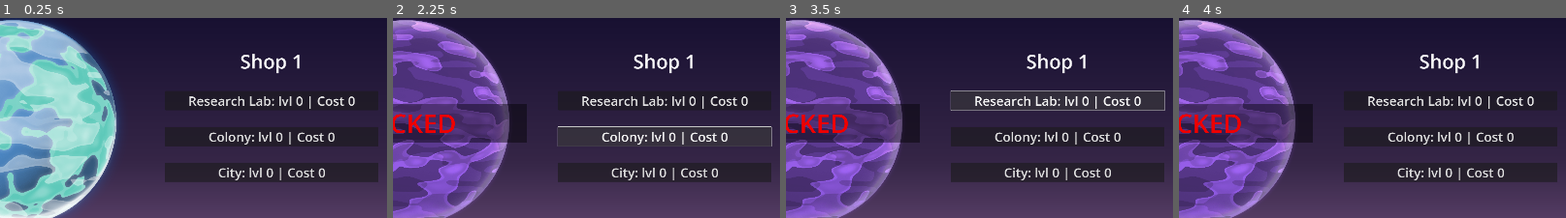
Above: before the commit, frames 1-4 (left to right).
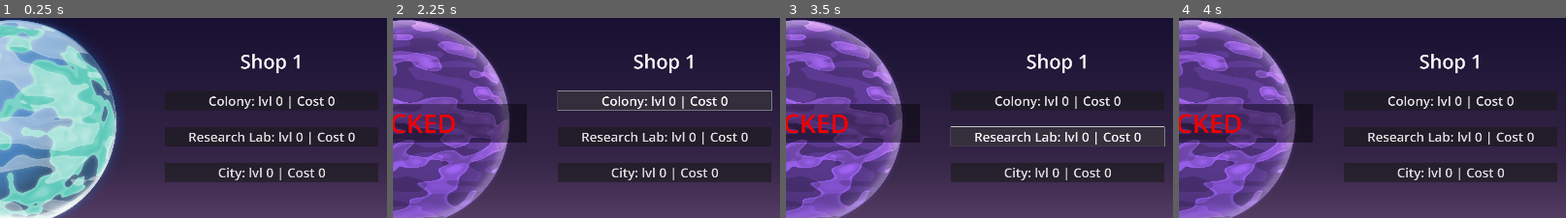
Above: after the commit, the same moments.

Repository: JStaed/planet-clicker-game
Game: Godot game, scene res://scenes/main.tscn
Same seed, same stepped clock (60 frames per second), same inputs: the game is played once before the commit and once after it. The project has no main scene, so this scene is started directly.
Inputs:
- Up to frame 1 (0.25 s): no input
- Up to frame 2 (2.25 s): click "Rover: lvl 0 | Cost 0" at 0.5 s; click "<<" at 1.25 s; click "Colony: lvl 0 | Cost 0" at 2 s
- Up to frame 3 (3.5 s): click "Research Lab: lvl 0 | Cost 0" at 2.75 s
- Up to frame 4 (4 s): click "Satellite: lvl 0 | Cost 0" at 3.5 s
The pictures show only the part of the screen within x 48-98%, y 21-71%; the shares and areas given below are measured in that part.

The runs differ from the first frame. In frame 1, 2.3% of the frame differs, in the area x 48-92%, y 39-64%; in frame 2, 3.5%; in frame 3, 3.6%, in the area x 42-98%, y 36-65%; in frame 4, 2.3%.

Commit message:
10 minutes - final

Diff:
--- a/scenes/main.tscn
+++ b/scenes/main.tscn
@@ -221,16 +221,16 @@
 [node name="ShopButton" type="Button" parent="CanvasLayer/Control/CanvasContainer/Right"]
 layout_mode = 2
 theme = ExtResource("5_tbgi4")
+text = "Colony: lvl 0 | Cost 0"
+
+[node name="VSpacer3" parent="CanvasLayer/Control/CanvasContainer/Right" instance=ExtResource("2_tbgi4")]
+layout_mode = 2
+size_flags_stretch_ratio = 0.1
+
+[node name="ShopButton2" type="Button" parent="CanvasLayer/Control/CanvasContainer/Right"]
+layout_mode = 2
+theme = ExtResource("5_tbgi4")
 text = "Research Lab: lvl 0 | Cost 0"
-
-[node name="VSpacer3" parent="CanvasLayer/Control/CanvasContainer/Right" instance=ExtResource("2_tbgi4")]
-layout_mode = 2
-size_flags_stretch_ratio = 0.1
-
-[node name="ShopButton2" type="Button" parent="CanvasLayer/Control/CanvasContainer/Right"]
-layout_mode = 2
-theme = ExtResource("5_tbgi4")
-text = "Colony: lvl 0 | Cost 0"
 
 [node name="VSpacer4" parent="CanvasLayer/Control/CanvasContainer/Right" instance=ExtResource("2_tbgi4")]
 layout_mode = 2
--- a/scripts/control_manager.gd
+++ b/scripts/control_manager.gd
@@ -10,7 +10,7 @@
 var shop_1_upgrades = [
 	1,
 	5,
-	10
+	100
 ]
 var shop_1_prices = [
 	50,
@@ -24,9 +24,9 @@
 ]
 
 var shop_2_upgrades = [
-	0,
-	0,
-	0
+	1,
+	5,
+	10
 ]
 var shop_2_prices = [
 	2500,
@@ -96,8 +96,19 @@
 		update_score()
 		update_planet_sprite()
 
+func purchase_upgrade(shopID: int, upgradeID: int):
+	pass
+
 func update_score():
 	$CanvasContainer/Middle/ScoreLabel.text = "Score: " + str(score)
+
+func update_shops():
+	$CanvasContainer/Left/ShopButton.text = "Satellite: lvl " + str(shop_1_levels[0]) + " | Cost " + shop_1_prices[0]
+	$CanvasContainer/Left/ShopButton.text = "Rover: lvl " + str(shop_1_levels[1]) + " | Cost " + shop_1_prices[1]
+	$CanvasContainer/Left/ShopButton.text = "Rocket: lvl " + str(shop_1_levels[2]) + " | Cost " + shop_1_prices[2]
+	$CanvasContainer/Left/ShopButton.text = "Colony: lvl " + str(shop_2_levels[0]) + " | Cost " + shop_2_prices[0]
+	$CanvasContainer/Left/ShopButton.text = "Research Lab: lvl " + str(shop_2_levels[1]) + " | Cost " + shop_2_prices[1]
+	$CanvasContainer/Left/ShopButton.text = "City: lvl " + str(shop_2_levels[2]) + " | Cost " + shop_2_prices[2]
 
 func increment_clamped(base: int, value_min: int, value_max: int, increment: int = 1) -> int:
 	base += increment
@@ -112,3 +123,16 @@
 	$CanvasContainer/Middle/PlanetButton/Control.visible = !unlocked_sprites[selected_sprite]
 	$CanvasContainer/Middle/PlanetButton/Control/BuySpriteButton.text = "Cost: " + str(sprite_prices[selected_sprite])
 	print(unlocked_sprites[selected_sprite])
+
+func _on_click_shop_1_1() -> void:
+	purchase_upgrade(0, 0)
+func _on_click_shop_1_2() -> void:
+	purchase_upgrade(0, 1)
+func _on_click_shop_1_3() -> void:
+	purchase_upgrade(0, 2)
+func _on_click_shop_2_1() -> void:
+	purchase_upgrade(1, 0)
+func _on_click_shop_2_2() -> void:
+	purchase_upgrade(1, 1)
+func _on_click_shop_2_3() -> void:
+	purchase_upgrade(1, 2)
